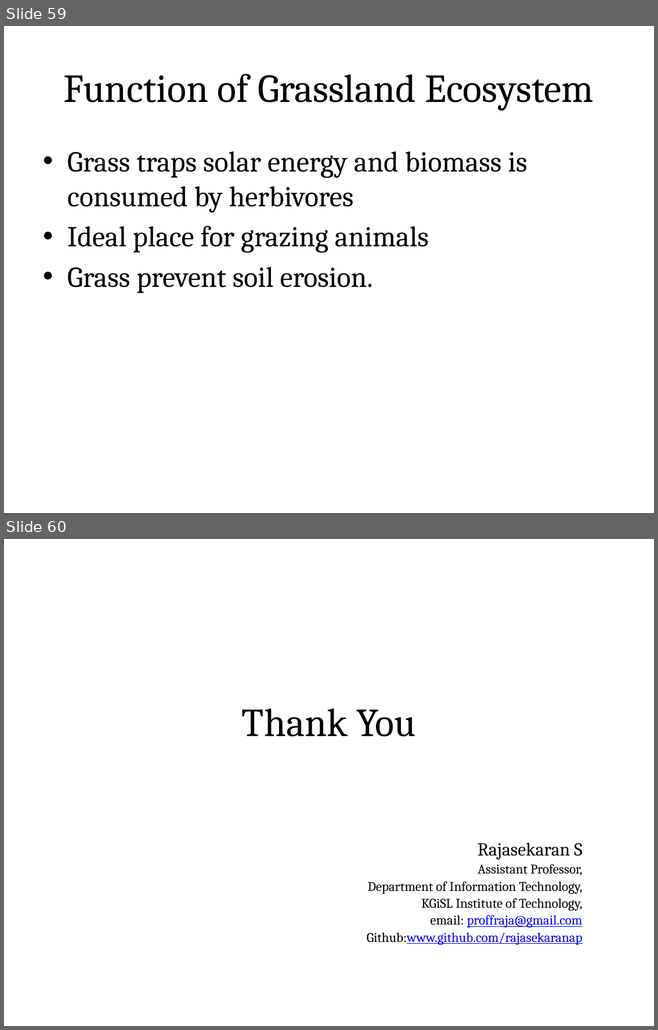
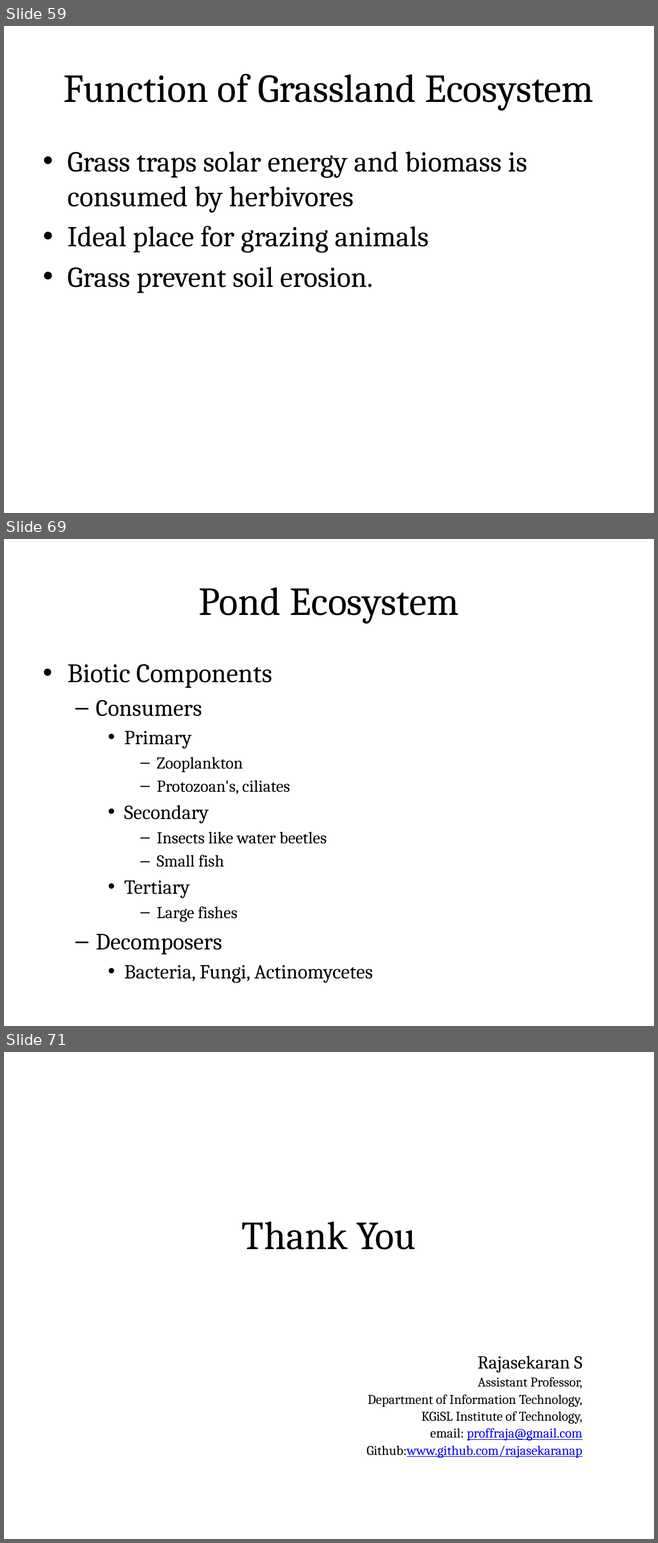
Before and after one commit to rajasekaran36/GE8291-Environmental-Science-and-Engineering, a slide deck: Slides/GE8291-U1.pptx. Shown one above the other, each under a label of ours: slides 59 and 60 before the commit, slides 59, 69 and 71 after it; the slides between them are not shown. The pictures are 658x1030 and 658x1543 pixels, drawn with LibreOffice and Linux fonts; fonts in the diff are those of the drawing. Boxes give left, top, right and bottom in pixels: in the first picture for what was removed or moved away, otherwise in the second. Text is boxed around its words. In the diff, an @@ line names an element or a change of style, - is before the commit and + after.

```diff
--- a/Slides/GE8291-U1.pptx
+++ b/Slides/GE8291-U1.pptx
@@ slide 69 added at [4,539,654,1026], background #FFFFFF @@
@@ title added at [36,559,621,640], fill gradient #DAFDA7 to #E4FCC2 to #F5FFE7, outline #98B955 0.75 pt, 44 pt, text #000000 @@
+Pond Ecosystem
@@ text added at [67,664,372,983], 18.5 pt, text #000000 @@
+• Biotic Components
+  – Consumers
+    • Primary
+      – Zooplankton
+      – Protozoan's, ciliates
+    • Secondary
+      – Insects like water beetles
+      – Small fish
+    • Tertiary
+      – Large fishes
+  – Decomposers
+    • Bacteria, Fungi, Actinomycetes
@@ what was slide 60 is now slide 71 @@
```
Also in this commit, not shown: 10 other slides added.
